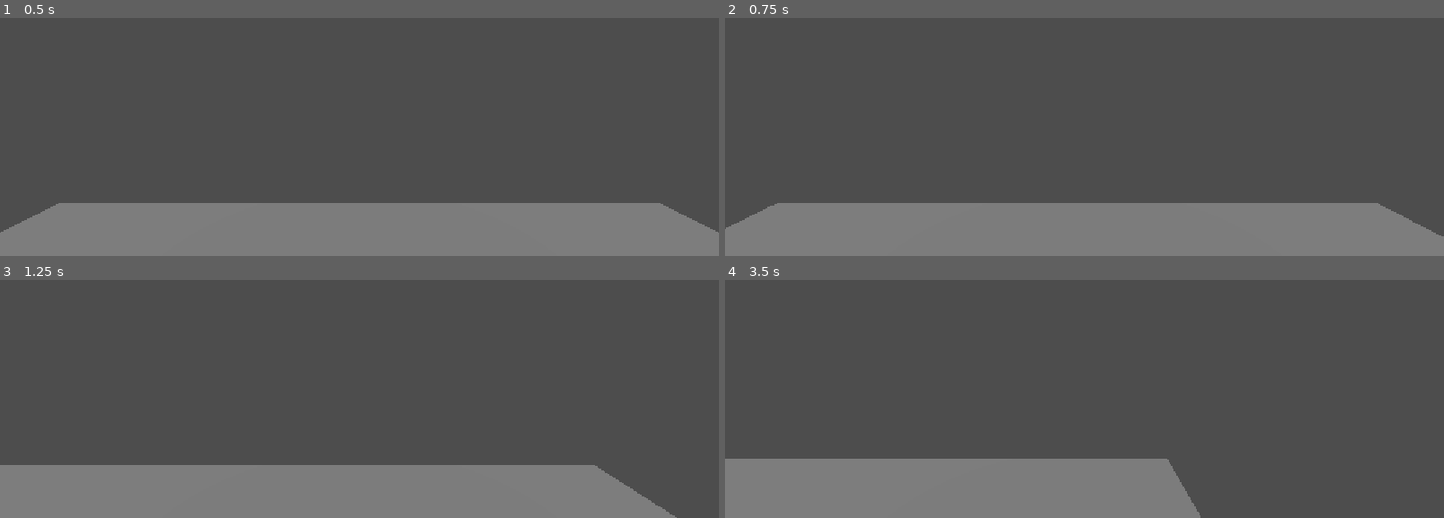
Above: before the commit, frames 1-4 (two rows, left to right).
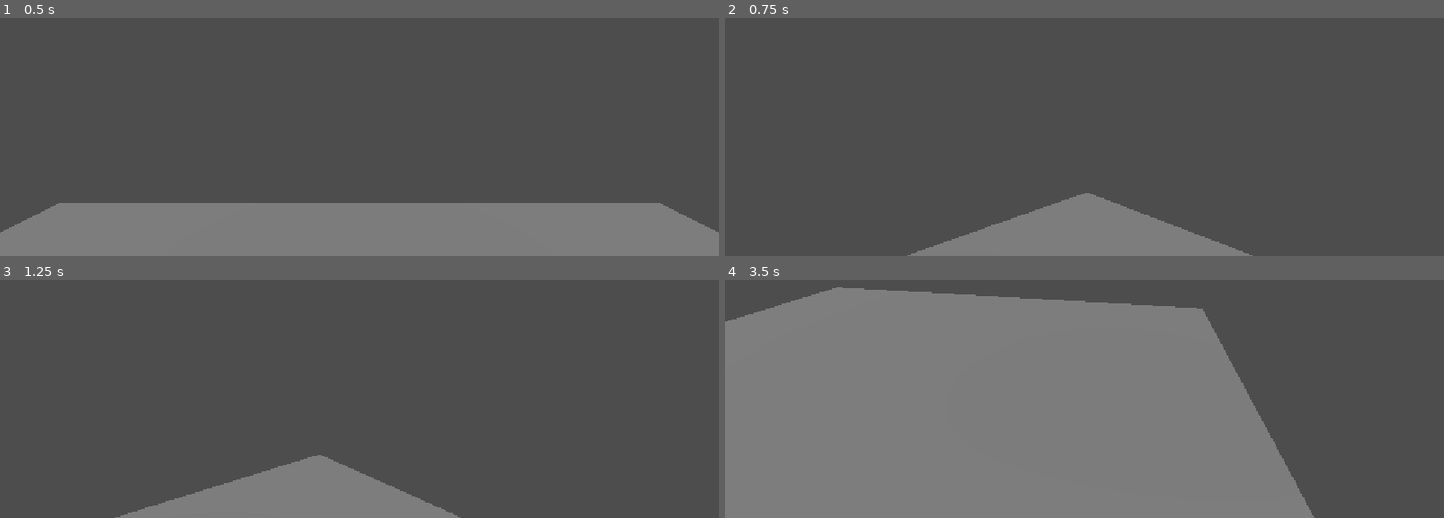
Above: after the commit, the same moments.

Repository: santiagotafur2026/ultimo-turno
Game: Godot game, scene res://main.tscn
Two runs of this game, one before a commit and one after it. Both use one fixed random seed, a clock stepped at 60 frames per second and the inputs below.
Inputs (mouse positions are in pixels of both pictures, inside the frame that each line leads up to):
- Up to frame 1 (0.5 s): no input
- Up to frame 2 (0.75 s): tap Enter at 0.5 s; move the mouse to (1242, 34) at 0.52 s; hold D (move_right) from 0.53 s (still down); hold Shift (correr) from 0.53 s (still down)
- Up to frame 3 (1.25 s): keep holding D (move_right); keep holding Shift (correr)
- Up to frame 4 (3.5 s): move the mouse to (940, 337) at 1.27 s; release D (move_right) at 1.28 s; release Shift (correr) at 1.28 s; hold S (move_down) 1.28-2.03 s; tap Shift (correr) at 1.35, 2.85 s; move the mouse to (outside the picture) at 2.02 s; hold D (move_right) 2.03-2.78 s; hold Shift (correr) 2.03-2.78 s; move the mouse to (1048, 396) at 2.77 s; hold W (move_up) from 2.78 s (still down)

Frame 1 is identical in both runs. In frame 2, 15% of the frame differs, in the area x 0-100%, y 73-100%; in frame 3, 14%; in frame 4, 52%, in the area x 0-82%, y 3-100%.

Commit message:
Update camara_primera.gd
T8 N1 - Tarea A - camara en los ojos

Diff:
--- a/camara_primera.gd
+++ b/camara_primera.gd
@@ -2,14 +2,22 @@
 
 @export var objetivo: Node3D
 @export var altura_ojos = 1.6
+@export var sensibilidad = 0.003
 
 func _ready():
 	top_level = true
 	rotation = Vector3.ZERO # empieza mirando al frente
 	objetivo.get_node("Modelo").visible = false # adentro de la cabeza
+	Input.mouse_mode = Input.MOUSE_MODE_CAPTURED
+
+func _unhandled_input(evento):
+	if evento.is_action_pressed("ui_cancel"):
+		Input.mouse_mode = Input.MOUSE_MODE_VISIBLE
+	var capturado = Input.mouse_mode == Input.MOUSE_MODE_CAPTURED
+	if evento is InputEventMouseMotion and capturado:
+		rotation.y -= evento.relative.x * sensibilidad
+		rotation.x -= evento.relative.y * sensibilidad
+		rotation.x = clamp(rotation.x, deg_to_rad(-80), deg_to_rad(80))
 
 func _physics_process(delta):
 	global_position = objetivo.global_position + Vector3(0, altura_ojos, 0)
-	# Medida (bórrenla al terminar):
-	if Engine.get_physics_frames() % 30 == 0:
-		print("cámara ", global_position.snappedf(0.01))
